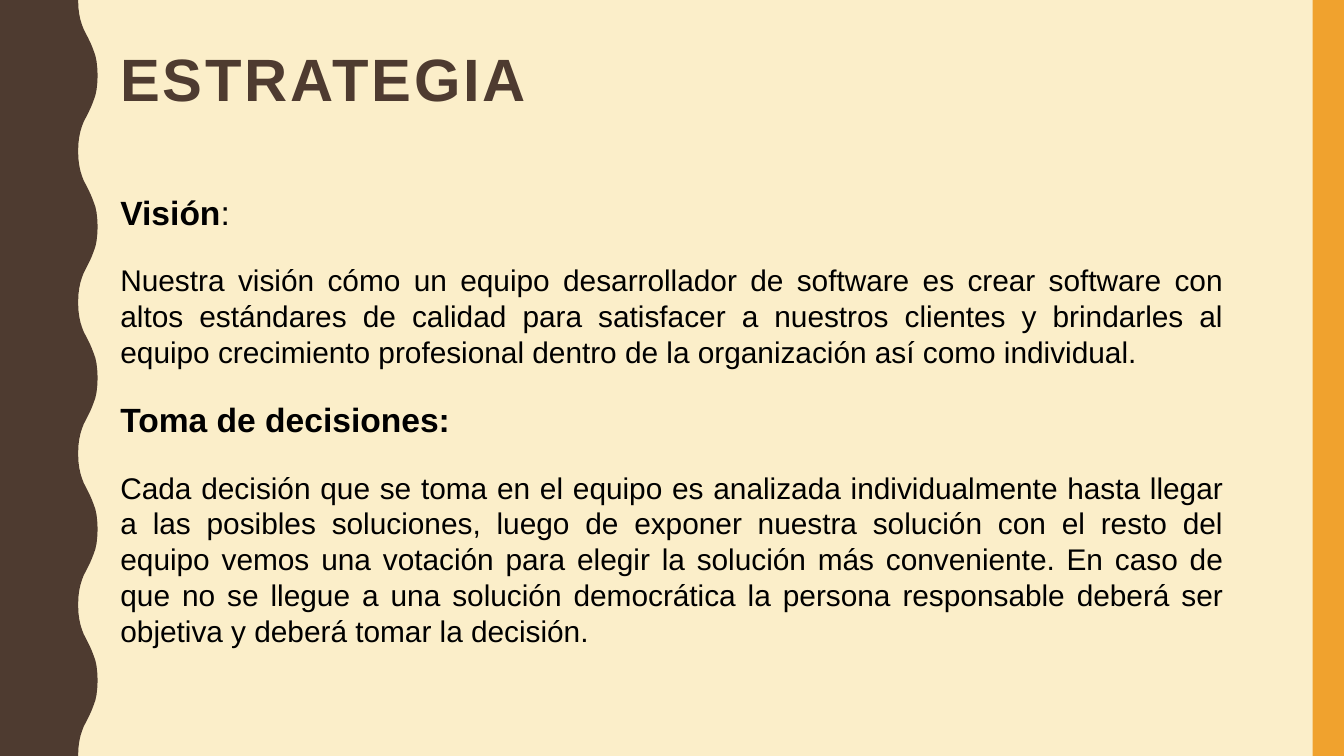
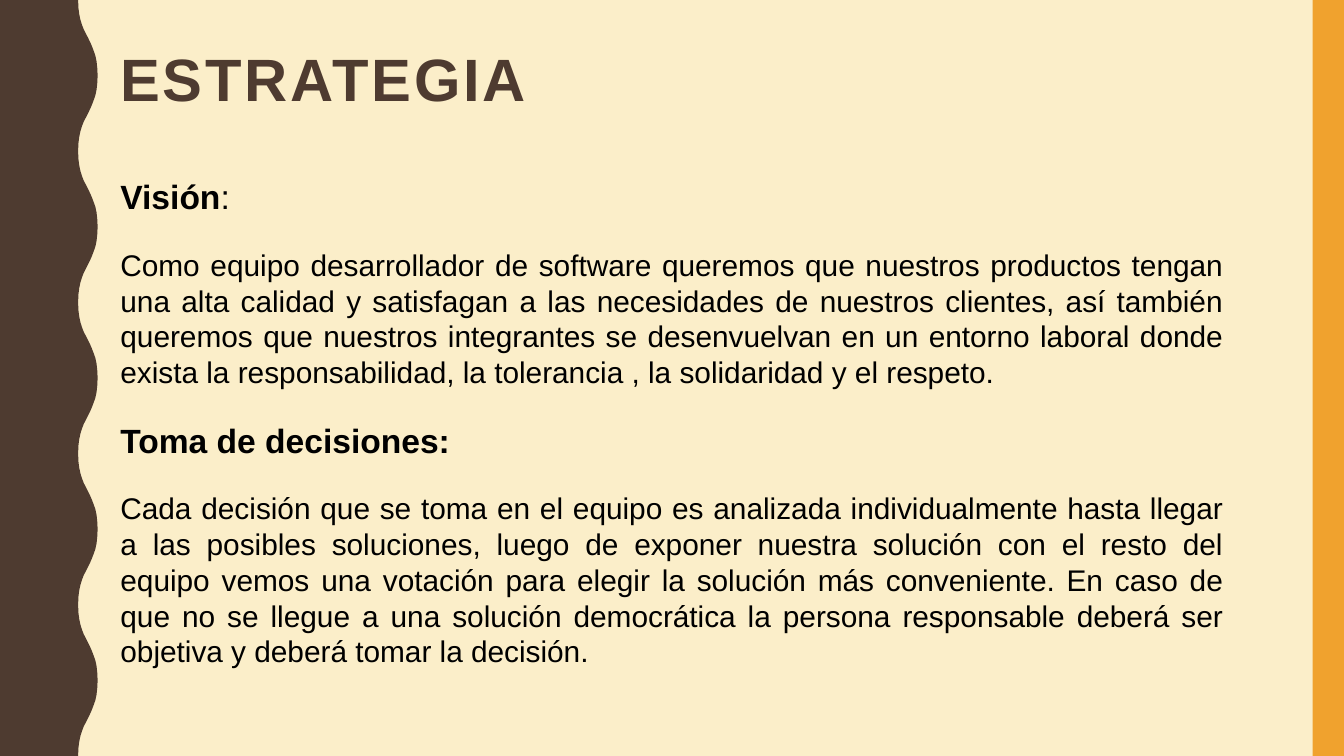
Before and after one commit to lagis/DEUV, a slide deck: slide 2 of Estrategia de equipo de alto desempeño.pptx. Drawn at 1344x756 pixels with LibreOffice and Linux fonts; fonts in the diff are those of the drawing. Boxes give left, top, right and bottom in pixels: in the first picture for what was removed or moved away, otherwise in the second. Text is boxed around its words. In the diff, an @@ line names an element or a change of style, - is before the commit and + after.

```diff
--- a/Estrategia de equipo de alto desempeño.pptx
+++ b/Estrategia de equipo de alto desempeño.pptx
@@ text "Visión:": place and size @@
-text "Visión:" at <box>120,200,1223,647</box>
+text "Visión:" at <box>120,184,1223,668</box>
@@ text at <box>120,254,1223,389</box>: text changed @@
-Nuestra visión cómo un equipo desarrollador de software es crear software con altos estándares de calidad para satisfacer a nuestros clientes y brindarles al equipo crecimiento profesional dentro de la organización así como individual.
+Como equipo desarrollador de software queremos que nuestros productos tengan una alta calidad y satisfagan a las necesidades de nuestros clientes, así también queremos que nuestros integrantes se desenvuelvan en un entorno laboral donde exista la responsabilidad, la tolerancia , la solidaridad y el respeto.
```
Also in this commit, not shown: 2 other slides changed, 2 other files.
